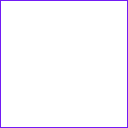
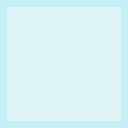
Layers edited between the first and the second 128 x 128 image:
added layer "Layer 1 copy" (20%) above "Layer 1" over [0, 0, 128, 128]
"Layer 1": opacity 100% → 20%, painted on it over [0, 0, 128, 128]
